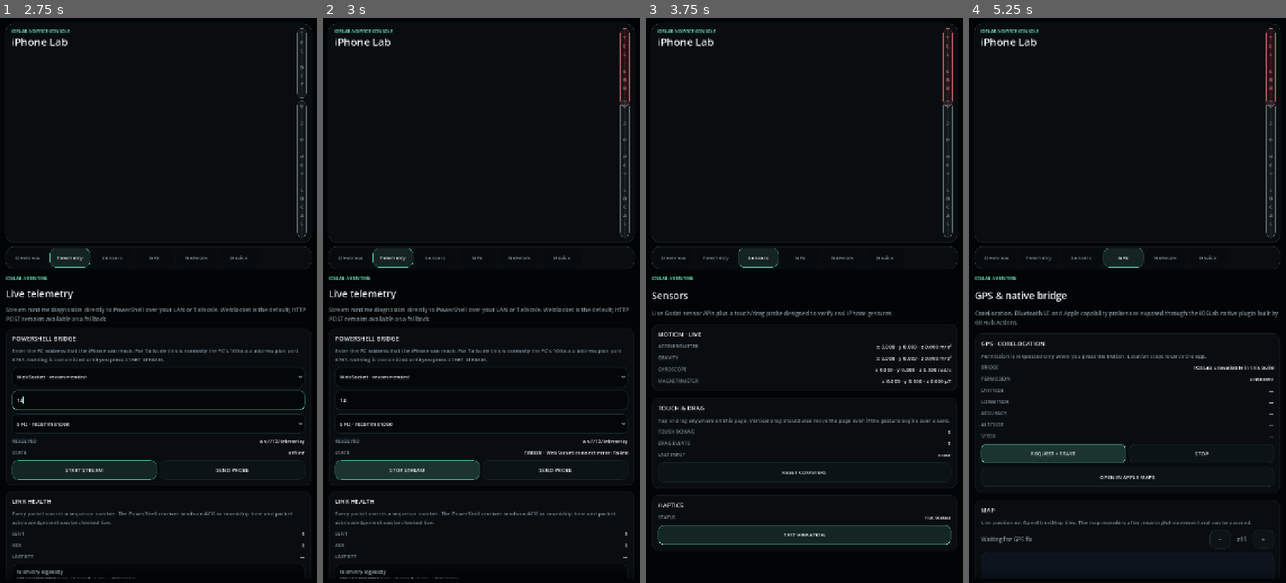
Above: before the commit, frames 1-4 (left to right).
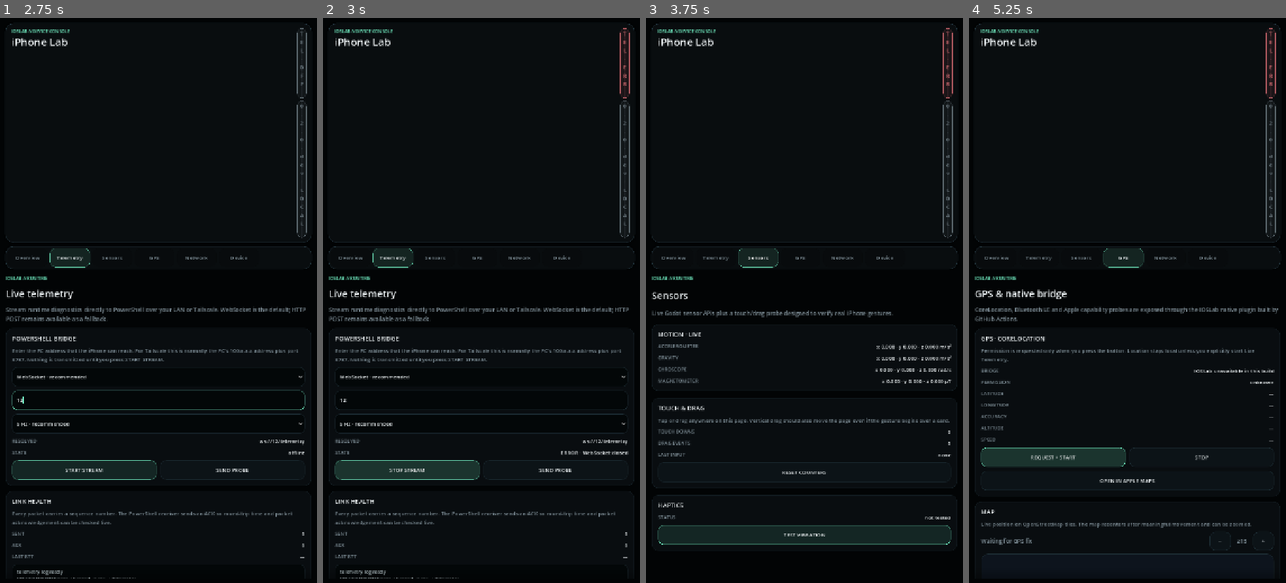
Above: after the commit, the same moments.

Repository: Rzbck/ios-godot-lab
Game: Godot game, scene res://scenes/main.tscn
The game is run twice, just before and just after one commit, with the same random seed, the same clock (stepped at 60 frames per second) and the same inputs.
Inputs (mouse positions are in pixels of both pictures, inside the frame that each line leads up to):
- Up to frame 1 (2.75 s): click "Overview" at 0.5 s; click "Telemetry" at 1.25 s; click (158, 402) at 2.02 s; type "12" at 2.1 s
- Up to frame 2 (3 s): click "START STREAM" at 2.75 s
- Up to frame 3 (3.75 s): click "Sensors" at 3.5 s
- Up to frame 4 (5.25 s): click "GPS" at 4.25 s; click "REQUEST + START" at 5 s

Frame 1 is identical in both runs. In frame 2, 0.2% of the frame differs, in the area x 63-97%, y 2-78%; in frame 3, less than 0.1%; in frame 4, 4.8%, in the area x 1-99%, y 2-96%.
Error before the commit: Invalid assignment of property or key 'text' with value of type 'String' on a base object of type 'Nil'. (res://scripts/pages/location_page.gd:157)

Commit message:
fix: harden telemetry receiver and smoke validation

Diff:
--- a/scripts/pages/location_page.gd
+++ b/scripts/pages/location_page.gd
@@ -30,7 +30,7 @@
 
 func _ready() -> void:
 	size_flags_horizontal = Control.SIZE_EXPAND_FILL
-	add_theme_constant_override("separation", 16)
+	add_theme_constant_override("separation", 12)
 	mouse_filter = Control.MOUSE_FILTER_IGNORE
 
 	UI.section_title(
@@ -39,18 +39,19 @@
 		"CoreLocation, Bluetooth LE and Apple capability probes are exposed through the IOSLab native plugin built by GitHub Actions."
 	)
 
+	# Connect before adding the service to the tree, but only add it after the UI
+	# labels exist. LocationService emits availability_changed from its _ready().
 	_service = LocationService.new()
 	_service.availability_changed.connect(_on_availability_changed)
 	_service.authorization_changed.connect(_on_authorization_changed)
 	_service.location_updated.connect(_on_location_updated)
 	_service.ble_state_changed.connect(_on_ble_state_changed)
 	_service.ble_device_found.connect(_on_ble_device_found)
-	add_child(_service)
 
 	var location_card := UI.make_card(
 		self,
 		"GPS · CORELOCATION",
-		"Permission is requested only when you press the button. Location stays local to the app."
+		"Permission is requested only when you press the button. Location stays local unless you explicitly start Live Telemetry."
 	)
 	_bridge_status = UI.value_row(location_card, "Bridge", "detecting…")
 	_auth_status = UI.value_row(location_card, "Permission", "unknown")
@@ -117,6 +118,8 @@
 	_lidar = UI.value_row(apple, "LiDAR mesh", "checking…")
 	_nfc = UI.value_row(apple, "NFC reader", "checking…")
 
+	# Adding the service now makes its immediate availability signal safe.
+	add_child(_service)
 	call_deferred("_refresh_capability_probes")
 
 
Not shown, changed: .github/workflows/verify-godot.yml
Not shown, changed: tools/Receive-IOSLabTelemetry.ps1
